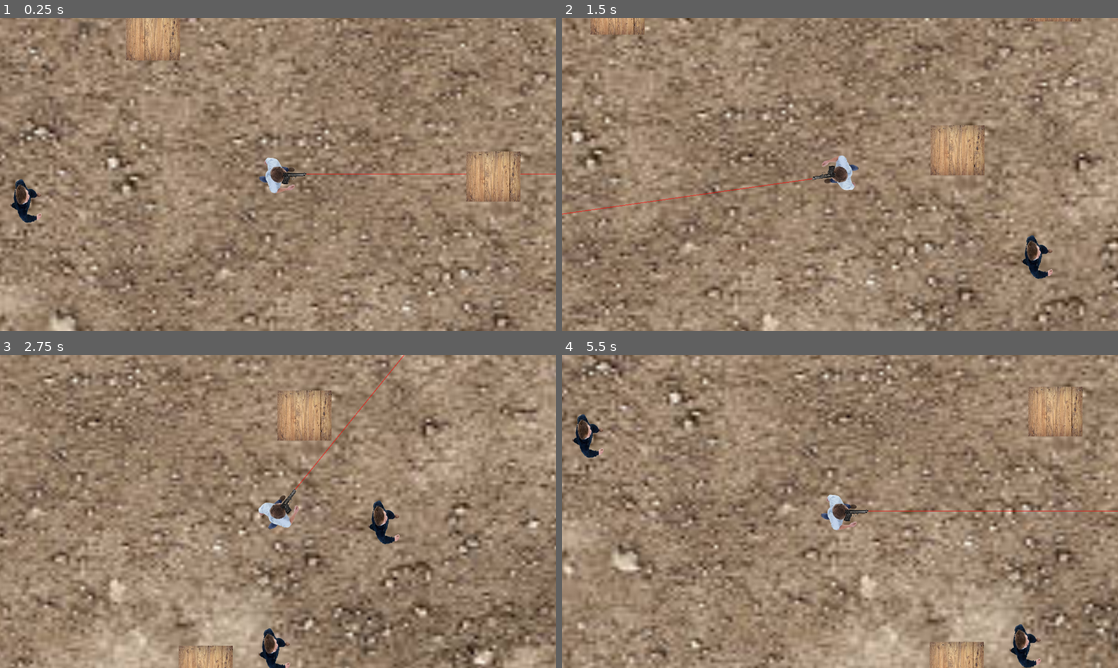
Above: before the commit, frames 1-4 (two rows, left to right).
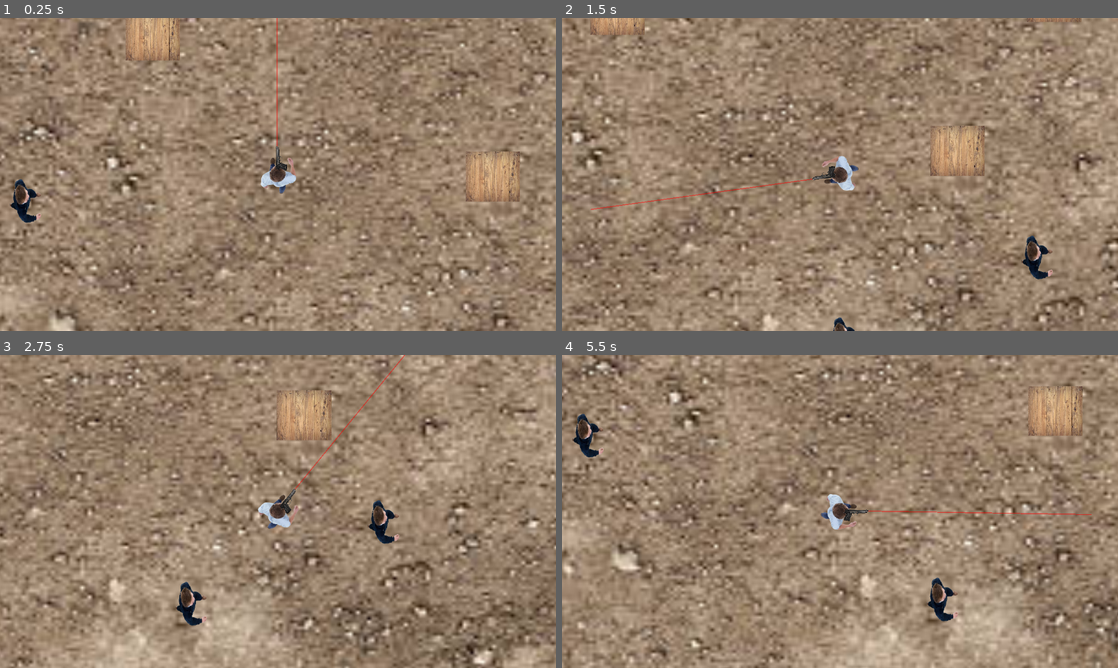
Above: after the commit, the same moments.

Repository: elijoh75/ElijahJohnsonShooter
Game: Godot game, scene res://Scenes/world.tscn
The game is run twice, just before and just after one commit, with the same random seed, the same clock (stepped at 60 frames per second) and the same inputs.
Inputs (mouse positions are in pixels of both pictures, inside the frame that each line leads up to):
- Up to frame 1 (0.25 s): no input
- Up to frame 2 (1.5 s): move the mouse to (962, 158) at 0.52 s; hold D (move_right) 0.53-1.28 s; click (962, 158) at 0.6 s; move the mouse to (728, 190) at 1.27 s; hold S (move_down) from 1.28 s (still down); click (728, 190) at 1.35 s
- Up to frame 3 (2.75 s): move the mouse to (333, 442) at 2.02 s; release S (move_down) at 2.03 s; hold D (move_right) from 2.03 s (still down); click (333, 442) at 2.1 s
- Up to frame 4 (5.5 s): move the mouse to (812, 574) at 2.77 s; release D (move_right) at 2.78 s; hold W (move_up) 2.78-3.53 s; click (812, 574) at 2.85 s; tap Enter at 3.5 s; move the mouse to (1006, 558) at 3.52 s; hold A (move_left) 3.53-5.03 s; click (1006, 558) at 3.6 s; move the mouse to (673, 464) at 4.27 s; click (673, 464) at 4.35 s; move the mouse to (867, 511) at 5.02 s; hold S (move_down) from 5.03 s (still down); click (867, 511) at 5.1 s

The runs differ from the first frame. In frame 1, 1.0% of the frame differs, in the area x 1-100%, y 0-66%; in frame 2, 0.5%; in frame 3, 1.6%; in frame 4, 1.7%, in the area x 1-100%, y 2-100%.

Commit message:
0.54 stable

Diff:
--- a/elijah-top-down-shooter/Scenes/player.tscn
+++ b/elijah-top-down-shooter/Scenes/player.tscn
@@ -20,6 +20,8 @@
 script = ExtResource("1_v0iea")
 
 [node name="LaserLine2D" type="Line2D" parent="." unique_id=1063801303]
+position = Vector2(205.10796, 0)
+scale = Vector2(0.87180734, 1)
 points = PackedVector2Array(17000, -25, 1650, -25)
 width = 50.0
 default_color = Color(1, 0, 0, 0.53333336)
--- a/elijah-top-down-shooter/Scenes/world.tscn
+++ b/elijah-top-down-shooter/Scenes/world.tscn
@@ -11,6 +11,8 @@
 [node name="World" type="Node2D" unique_id=564917735]
 script = ExtResource("1_fo5ed")
 
+[node name="MainCamera" type="Camera2D" parent="." unique_id=157449977]
+
 [node name="MeshInstance2D" type="MeshInstance2D" parent="." unique_id=1485252190]
 position = Vector2(522.2499, 302.74994)
 scale = Vector2(5179.2915, 2906.2202)
@@ -21,43 +23,45 @@
 [node name="Player" parent="." unique_id=1170543372 instance=ExtResource("1_go701")]
 position = Vector2(355, 511)
 
-[node name="box" parent="." unique_id=238710618 instance=ExtResource("2_5a7ea")]
+[node name="Boxes" type="Node" parent="." unique_id=893355399]
+
+[node name="box" parent="Boxes" unique_id=238710618 instance=ExtResource("2_5a7ea")]
 position = Vector2(908, 552)
 
-[node name="box2" parent="." unique_id=2101479781 instance=ExtResource("2_5a7ea")]
+[node name="box2" parent="Boxes" unique_id=2101479781 instance=ExtResource("2_5a7ea")]
 position = Vector2(125, 228.00002)
 
-[node name="box3" parent="." unique_id=1402498480 instance=ExtResource("2_5a7ea")]
+[node name="box3" parent="Boxes" unique_id=1402498480 instance=ExtResource("2_5a7ea")]
 position = Vector2(1131, 198)
 
-[node name="box4" parent="." unique_id=233452601 instance=ExtResource("2_5a7ea")]
+[node name="box4" parent="Boxes" unique_id=233452601 instance=ExtResource("2_5a7ea")]
 position = Vector2(-568, 962)
 
-[node name="box5" parent="." unique_id=1164495610 instance=ExtResource("2_5a7ea")]
-position = Vector2(681, 1139)
+[node name="box5" parent="Boxes" unique_id=1164495610 instance=ExtResource("2_5a7ea")]
+position = Vector2(867, 1234)
 
-[node name="box6" parent="." unique_id=941398012 instance=ExtResource("2_5a7ea")]
+[node name="box6" parent="Boxes" unique_id=941398012 instance=ExtResource("2_5a7ea")]
 position = Vector2(-444, 71)
 
-[node name="MainCamera" type="Camera2D" parent="." unique_id=157449977]
+[node name="Enemies" type="Node" parent="." unique_id=1194272790]
 
-[node name="Enemy" parent="." unique_id=2087543822 instance=ExtResource("4_8j60k")]
+[node name="Enemy" parent="Enemies" unique_id=2087543822 instance=ExtResource("4_8j60k")]
 position = Vector2(-222, 572)
 
-[node name="Enemy2" parent="." unique_id=1526749533 instance=ExtResource("4_8j60k")]
+[node name="Enemy2" parent="Enemies" unique_id=1526749533 instance=ExtResource("4_8j60k")]
 position = Vector2(466, -6)
 
-[node name="Enemy3" parent="." unique_id=1627311647 instance=ExtResource("4_8j60k")]
+[node name="Enemy3" parent="Enemies" unique_id=1627311647 instance=ExtResource("4_8j60k")]
 position = Vector2(-444, 1144)
 
-[node name="Enemy4" parent="." unique_id=1644959444 instance=ExtResource("4_8j60k")]
+[node name="Enemy4" parent="Enemies" unique_id=1644959444 instance=ExtResource("4_8j60k")]
 position = Vector2(1037, 761)
 
-[node name="Enemy5" parent="." unique_id=568687821 instance=ExtResource("4_8j60k")]
+[node name="Enemy5" parent="Enemies" unique_id=568687821 instance=ExtResource("4_8j60k")]
 position = Vector2(-953, 329)
 
-[node name="Enemy6" parent="." unique_id=581603403 instance=ExtResource("4_8j60k")]
+[node name="Enemy6" parent="Enemies" unique_id=581603403 instance=ExtResource("4_8j60k")]
 position = Vector2(-448, -223)
 
-[node name="Enemy7" parent="." unique_id=1290801681 instance=ExtResource("4_8j60k")]
-position = Vector2(785, 1055)
+[node name="Enemy7" parent="Enemies" unique_id=1290801681 instance=ExtResource("4_8j60k")]
+position = Vector2(594, 949)
--- a/elijah-top-down-shooter/Scripts/enemy.gd
+++ b/elijah-top-down-shooter/Scripts/enemy.gd
@@ -5,7 +5,7 @@
 
 var player: Player = null
 
-var speed: float = 100.0
+var speed: float = 500.0
 var direction := Vector2.ZERO
 
 var hit_points: int = 3
